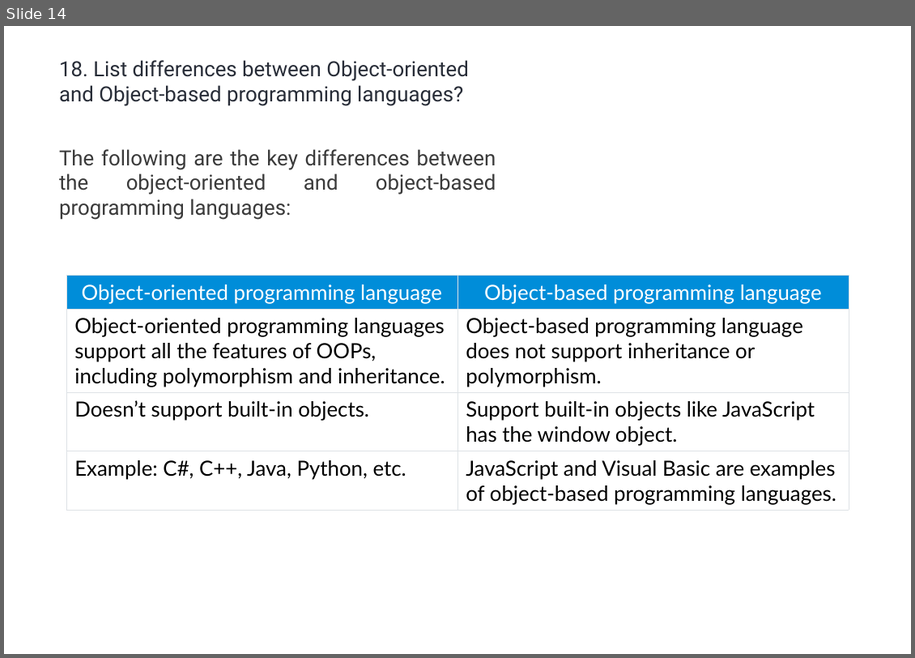
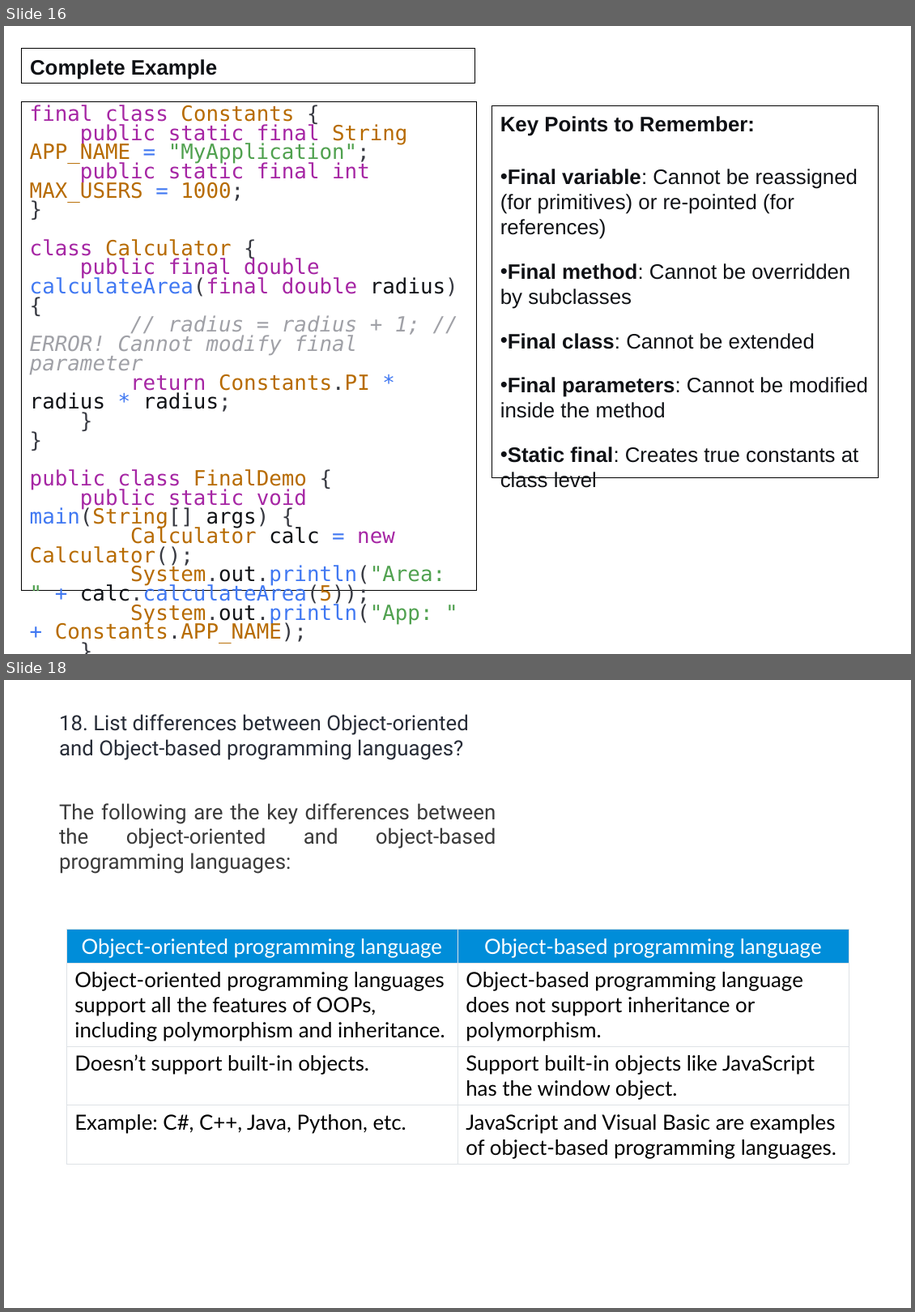
Before and after one commit to umalavanya/FullStackDevelopement_JavaSpring_SQL_ReactProjects, a slide deck: UmaTeachingMaterial/Java/Java-Interview-QA-Intellipaat.pptx. Shown one above the other, each under a label of ours: slide 14 before the commit, slides 16 and 18 after it; the slides between them are not shown. The pictures are 915x658 and 915x1312 pixels, drawn with LibreOffice and Linux fonts; fonts in the diff are those of the drawing. Boxes give left, top, right and bottom in pixels: in the first picture for what was removed or moved away, otherwise in the second. Text is boxed around its words. In the diff, an @@ line names an element or a change of style, - is before the commit and + after.

```diff
--- a/UmaTeachingMaterial/Java/Java-Interview-QA-Intellipaat.pptx
+++ b/UmaTeachingMaterial/Java/Java-Interview-QA-Intellipaat.pptx
@@ slide 16 added at <box>4,26,911,654</box>, background #FFFFFF @@
@@ rectangle added at <box>22,49,475,83</box>, outline #000000 0.75 pt, 18 pt, text #0F1115, bold @@
+Complete Example
@@ rectangle added at <box>22,102,477,591</box>, outline #000000 0.75 pt, 18 pt, text #B76B01 @@
+final class Constants {
+public static final String APP_NAME = "MyApplication";
+public static final int MAX_USERS = 1000;
+}
+class Calculator {
+public final double calculateArea(final double radius) {
+// radius = radius + 1; // ERROR! Cannot modify final parameter
+return Constants.PI * radius * radius;
+}
+}
+public class FinalDemo {
+public static void main(String[] args) {
+Calculator calc = new Calculator();
+System.out.println("Area: " + calc.calculateArea(5));
+System.out.println("App: " + Constants.APP_NAME);
+}
+}
@@ rectangle added at <box>492,105,879,477</box>, outline #000000 0.75 pt, 18 pt, text #0F1115 @@
+Key Points to Remember:
+• Final variable: Cannot be reassigned (for primitives) or re-pointed (for references)
+• Final method: Cannot be overridden by subclasses
+• Final class: Cannot be extended
+• Final parameters: Cannot be modified inside the method
+• Static final: Creates true constants at class level
@@ what was slide 14 is now slide 18 @@
```
Also in this commit, not shown: 1 slide changed, 3 other slides added, 1 other file.
